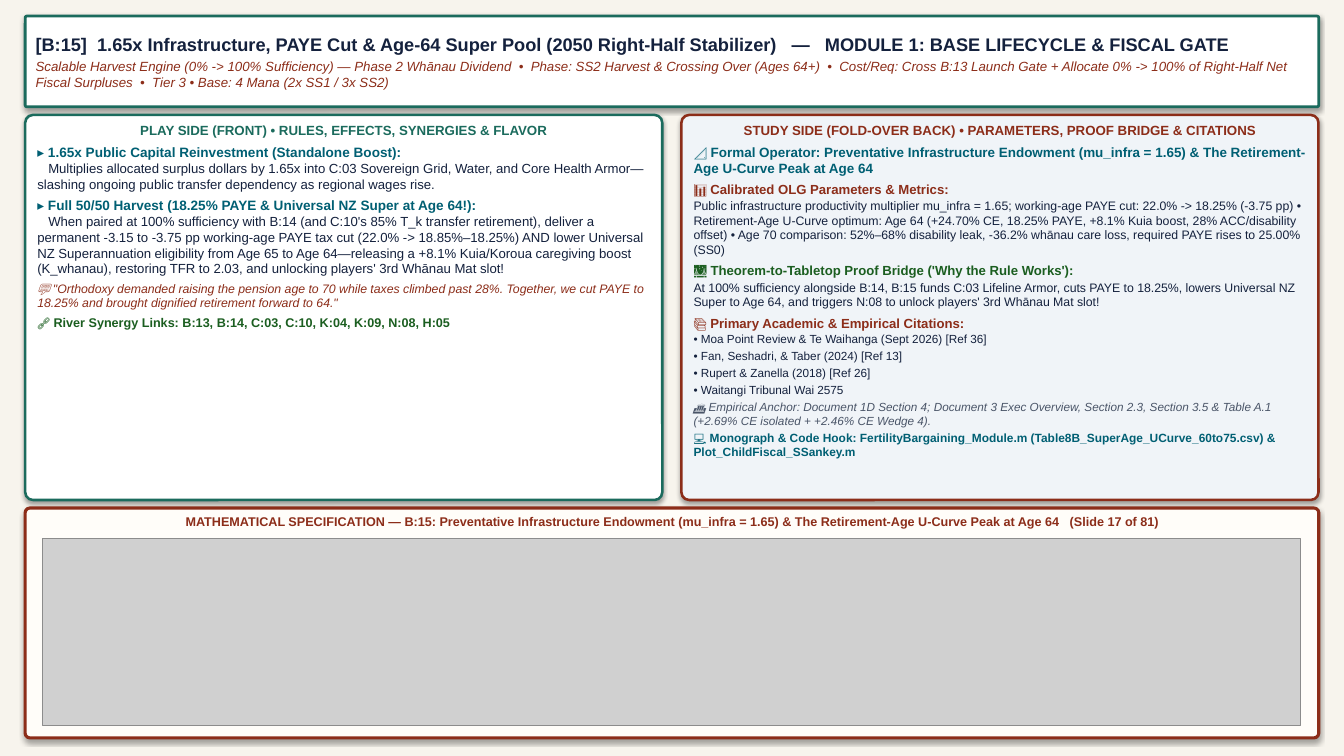
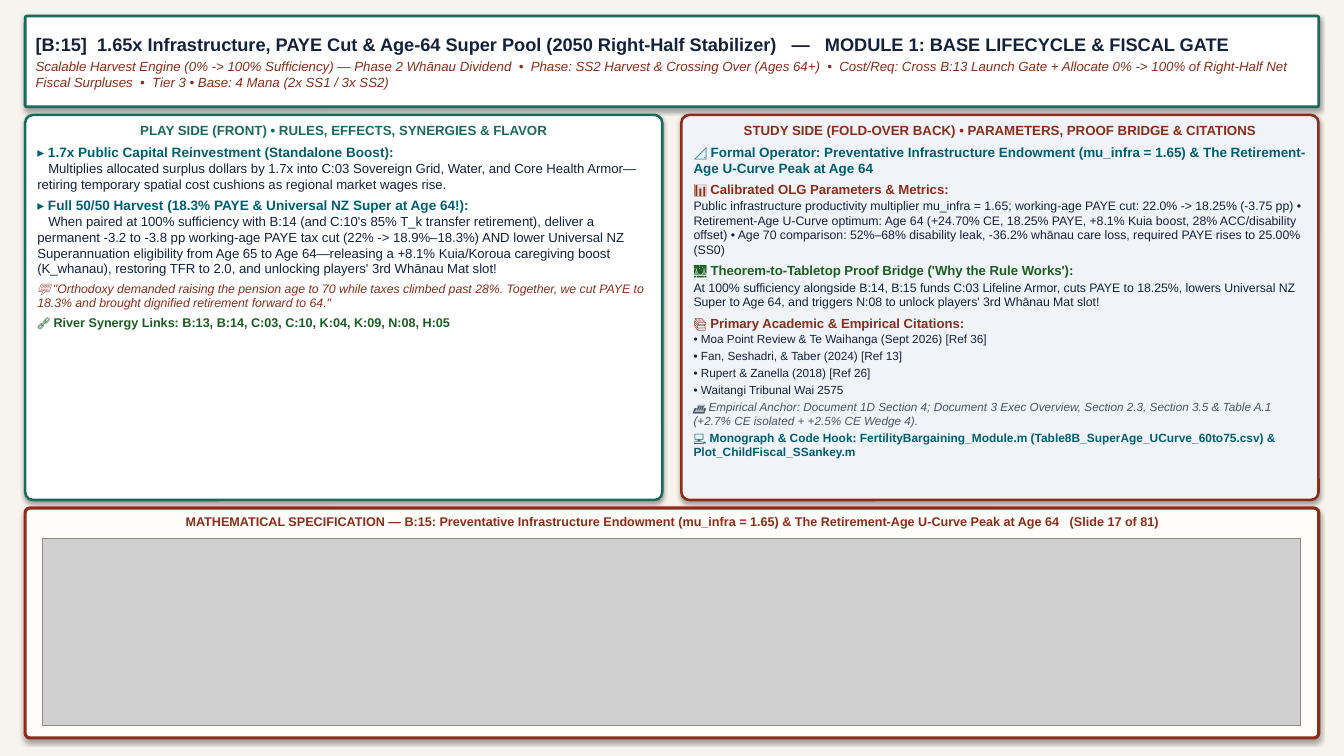
Before and after one commit to MichaelTiemann/IGWelfare-Game, a slide deck: slide 17 of output/foils_and_founders_study_slides_academic.pptx. Drawn at 1344x756 pixels with LibreOffice and Linux fonts; fonts in the diff are those of the drawing; grey boxes stand for pictures. Boxes give left, top, right and bottom in pixels: in the first picture for what was removed or moved away, otherwise in the second. Text is boxed around its words. In the diff, an @@ line names an element or a change of style, - is before the commit and + after.

```diff
--- a/output/foils_and_founders_study_slides_academic.pptx
+++ b/output/foils_and_founders_study_slides_academic.pptx
@@ text in rounded rectangle at [37,147,644,310]: text changed @@
-▸ 1.65x Public Capital Reinvestment (Standalone Boost):
-Multiplies allocated surplus dollars by 1.65x into C:03 Sovereign Grid, Water, and Core Health Armor—slashing ongoing public transfer dependency as regional wages rise.
-▸ Full 50/50 Harvest (18.25% PAYE & Universal NZ Super at Age 64!):
-When paired at 100% sufficiency with B:14 (and C:10's 85% T_k transfer retirement), deliver a permanent -3.15 to -3.75 pp working-age PAYE tax cut (22.0% -> 18.85%–18.25%) AND lower Universal NZ Superannuation eligibility from Age 65 to Age 64—releasing a +8.1% Kuia/Koroua caregiving boost (K_whanau), restoring TFR to 2.03, and unlocking players' 3rd Whānau Mat slot!
-💬 "Orthodoxy demanded raising the pension age to 70 while taxes climbed past 28%. Together, we cut PAYE to 18.25% and brought dignified retirement forward to 64."
+▸ 1.7x Public Capital Reinvestment (Standalone Boost):
+Multiplies allocated surplus dollars by 1.7x into C:03 Sovereign Grid, Water, and Core Health Armor—retiring temporary spatial cost cushions as regional market wages rise.
+▸ Full 50/50 Harvest (18.3% PAYE & Universal NZ Super at Age 64!):
+When paired at 100% sufficiency with B:14 (and C:10's 85% T_k transfer retirement), deliver a permanent -3.2 to -3.8 pp working-age PAYE tax cut (22% -> 18.9%–18.3%) AND lower Universal NZ Superannuation eligibility from Age 65 to Age 64—releasing a +8.1% Kuia/Koroua caregiving boost (K_whanau), restoring TFR to 2.0, and unlocking players' 3rd Whānau Mat slot!
+💬 "Orthodoxy demanded raising the pension age to 70 while taxes climbed past 28%. Together, we cut PAYE to 18.3% and brought dignified retirement forward to 64."
@@ text in rounded rectangle at [694,402,1272,428]: text changed @@
-🏛️ Empirical Anchor: Document 1D Section 4; Document 3 Exec Overview, Section 2.3, Section 3.5 & Table A.1 (+2.69% CE isolated + +2.46% CE Wedge 4).
+🏛️ Empirical Anchor: Document 1D Section 4; Document 3 Exec Overview, Section 2.3, Section 3.5 & Table A.1 (+2.7% CE isolated + +2.5% CE Wedge 4).
```
Also in this commit, not shown: 66 other slides changed, 4 other files.
